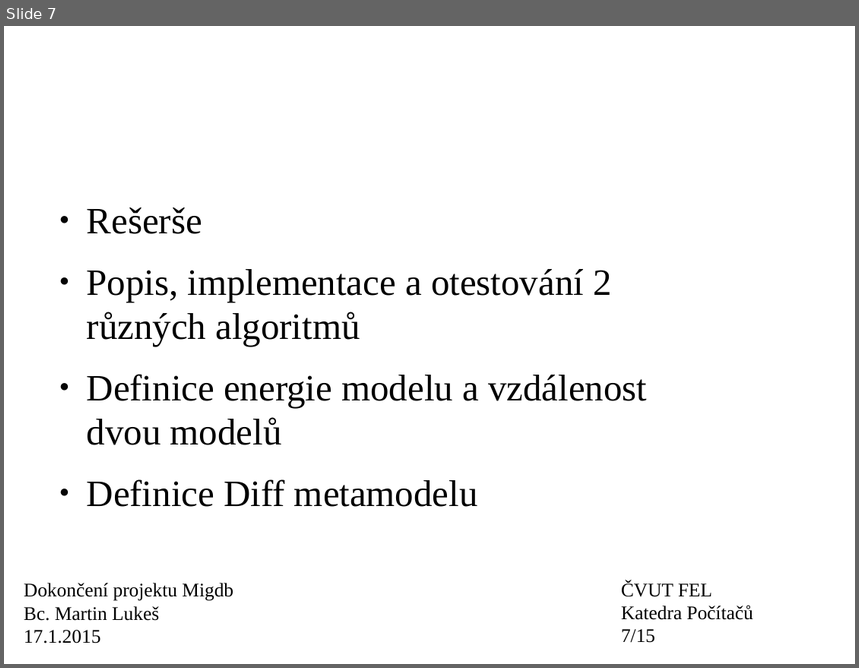
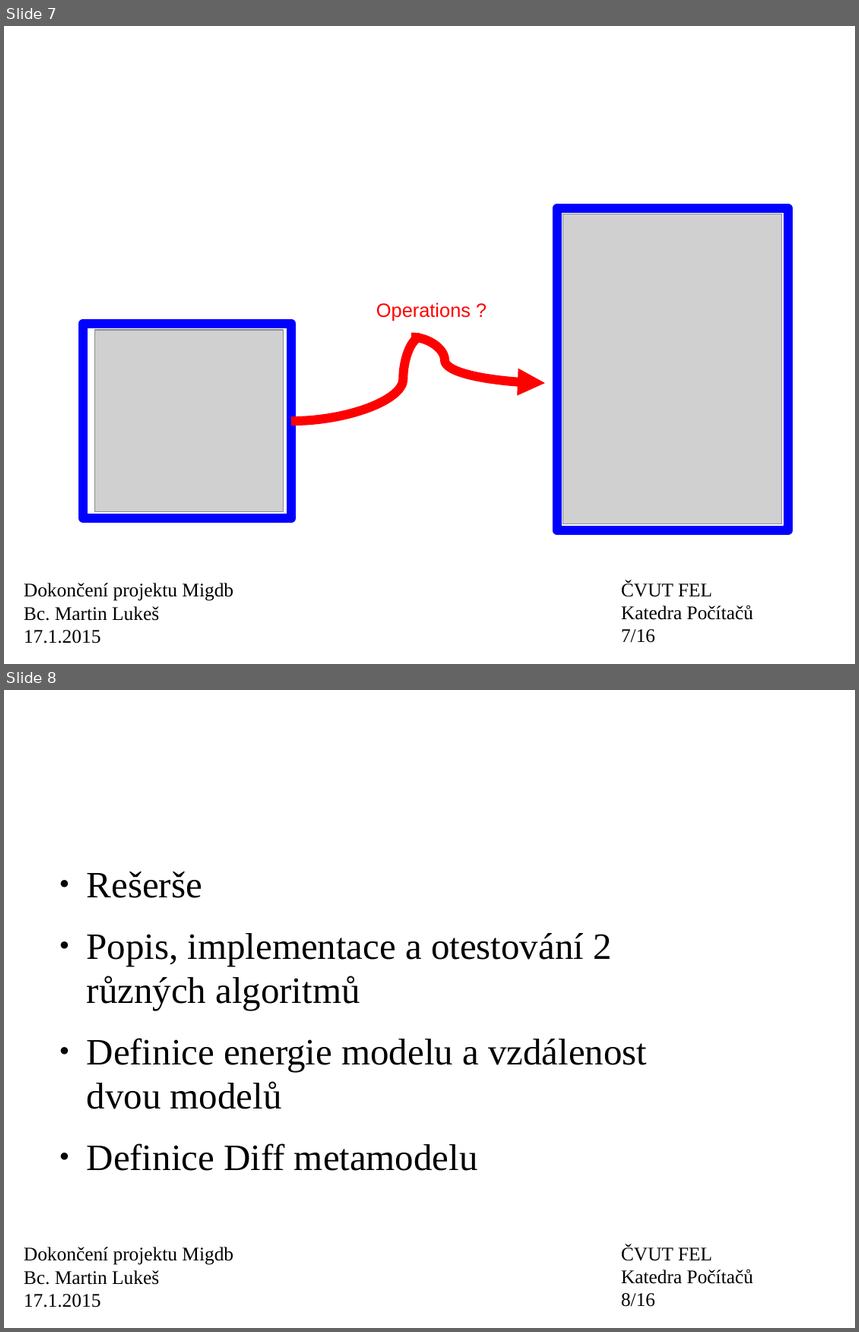
Before and after one commit to wox2/migrace_databaze, a slide deck: diplomka/prezentace.odp. Shown one above the other, each under a label of ours: slide 7 before the commit, slides 7 and 8 after it. The pictures are 859x668 and 859x1332 pixels, drawn with LibreOffice and Linux fonts; fonts in the diff are those of the drawing; grey boxes stand for pictures; background and template pictures are left out. Boxes give left, top, right and bottom in pixels: in the first picture for what was removed or moved away, otherwise in the second. Text is boxed around its words. In the diff, an @@ line names an element or a change of style, - is before the commit and + after.

```diff
--- a/diplomka/prezentace.odp
+++ b/diplomka/prezentace.odp
@@ slide 7 added at (4, 26, 855, 664), background #FFFFFF @@
@@ text added at (47, 67, 630, 123), 47.6 pt, text #FFFFFF @@
+Rozpoznávání operací
@@ rectangle added at (558, 208, 789, 531), fill #FFFFFF, outline #0000FF 8.5 pt @@
@@ picture added at (563, 214, 781, 525) @@
@@ text added at (376, 303, 471, 322), 18 pt, text #FF0000 @@
+Operations ?
@@ rectangle added at (83, 324, 291, 518), fill #FFFFFF, outline #0000FF 8.5 pt @@
@@ picture added at (95, 330, 284, 512) @@
@@ curved line added from (421, 338) to (291, 421), #FF0000 8.5 pt @@
@@ curved arrow added from (412, 338) to (545, 384), #FF0000 8.5 pt @@
@@ text added at (24, 583, 234, 644), 18 pt, text #000000 @@
+Dokončení projektu Migdb
+Bc. Martin Lukeš
+17.1.2015
@@ text added at (621, 581, 753, 643), 18 pt, text #000000 @@
+ČVUT FEL
+Katedra Počítačů
+7/16
@@ what was slide 7 is now slide 8 @@
@@ text at (621, 1293, 655, 1307): text changed @@
-7/15
+8/16
```
Also in this commit, not shown: 5 slides changed, 4 other files.
